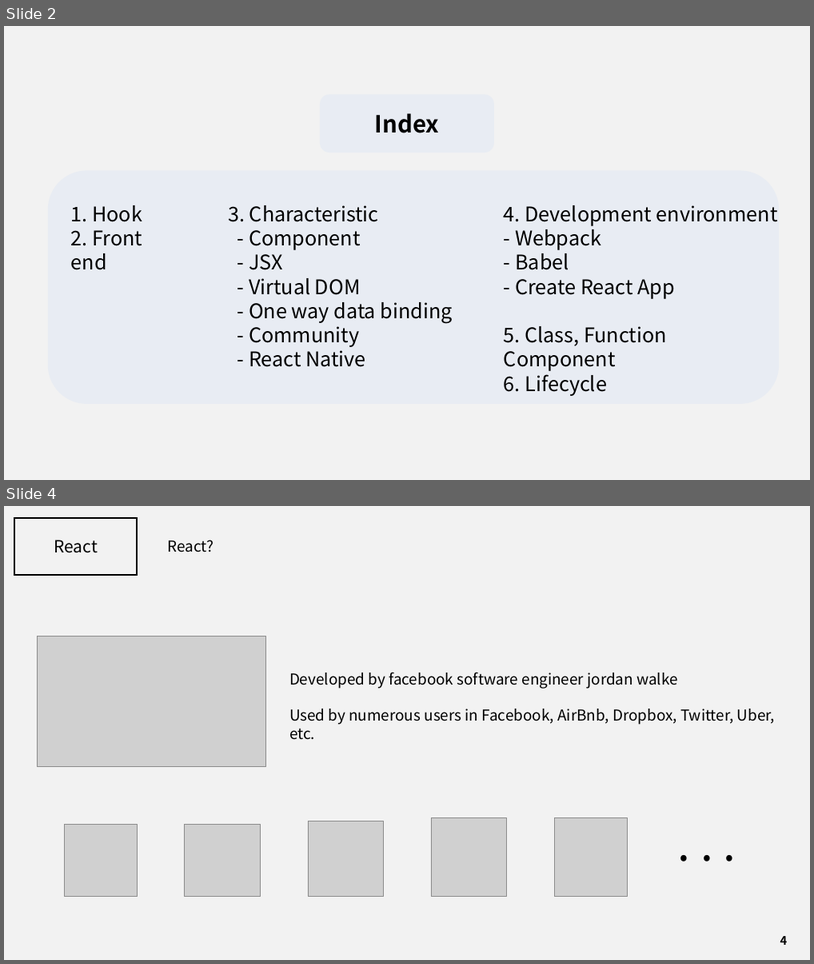
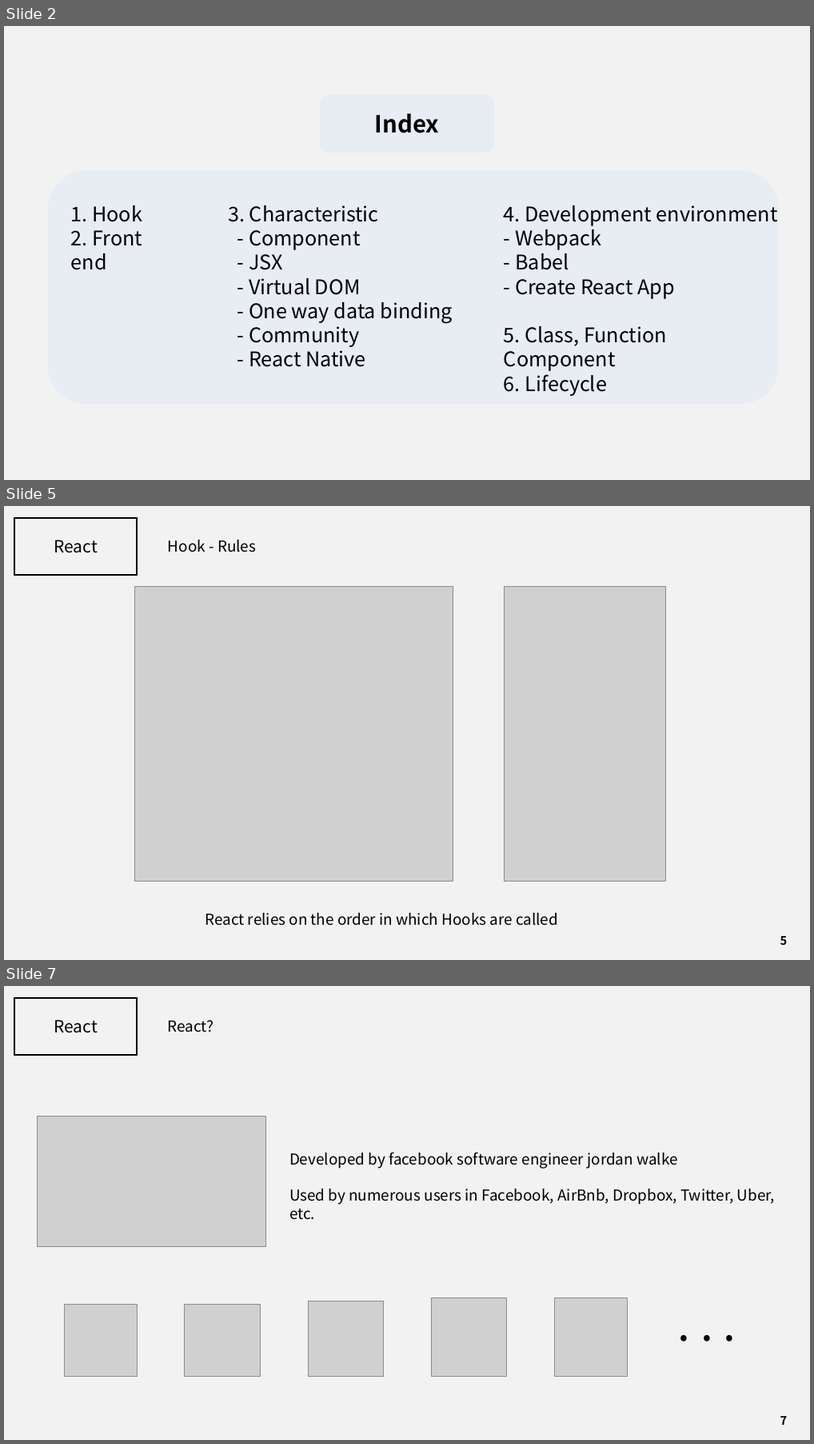
Before and after one commit to J3SUNG/Seminar, a slide deck: 210210_React_2.pptx. Shown one above the other, each under a label of ours: slides 2 and 4 before the commit, slides 2, 5 and 7 after it; the slides between them are not shown. The pictures are 814x964 and 814x1444 pixels, drawn with LibreOffice and Linux fonts; fonts in the diff are those of the drawing; grey boxes stand for pictures. Boxes give left, top, right and bottom in pixels: in the first picture for what was removed or moved away, otherwise in the second. Text is boxed around its words. In the diff, an @@ line names an element or a change of style, - is before the commit and + after.

```diff
--- a/210210_React_2.pptx
+++ b/210210_React_2.pptx
@@ slide 5 added at (4, 506, 810, 960), background #F2F2F2 @@
@@ rectangle added at (14, 518, 137, 574), outline #000000 2 pt @@
@@ text added at (54, 540, 98, 553), 20 pt, text #000000 @@
+React
@@ text added at (168, 540, 256, 552), 18 pt, text #000000 @@
+Hook - Rules
@@ picture added at (135, 587, 454, 881) @@
@@ picture added at (504, 587, 666, 881) @@
@@ text added at (206, 912, 558, 925), 18 pt, text #000000 @@
+React relies on the order in which Hooks are called
@@ page number added at (781, 936, 788, 944), 14 pt, text #000000, bold @@
+5
@@ what was slide 4 is now slide 7 @@
@@ page number at (781, 1416, 788, 1424): text changed @@
-4
+7
```
Also in this commit, not shown: 1 slide changed, 3 other slides added, 1 slide removed.
